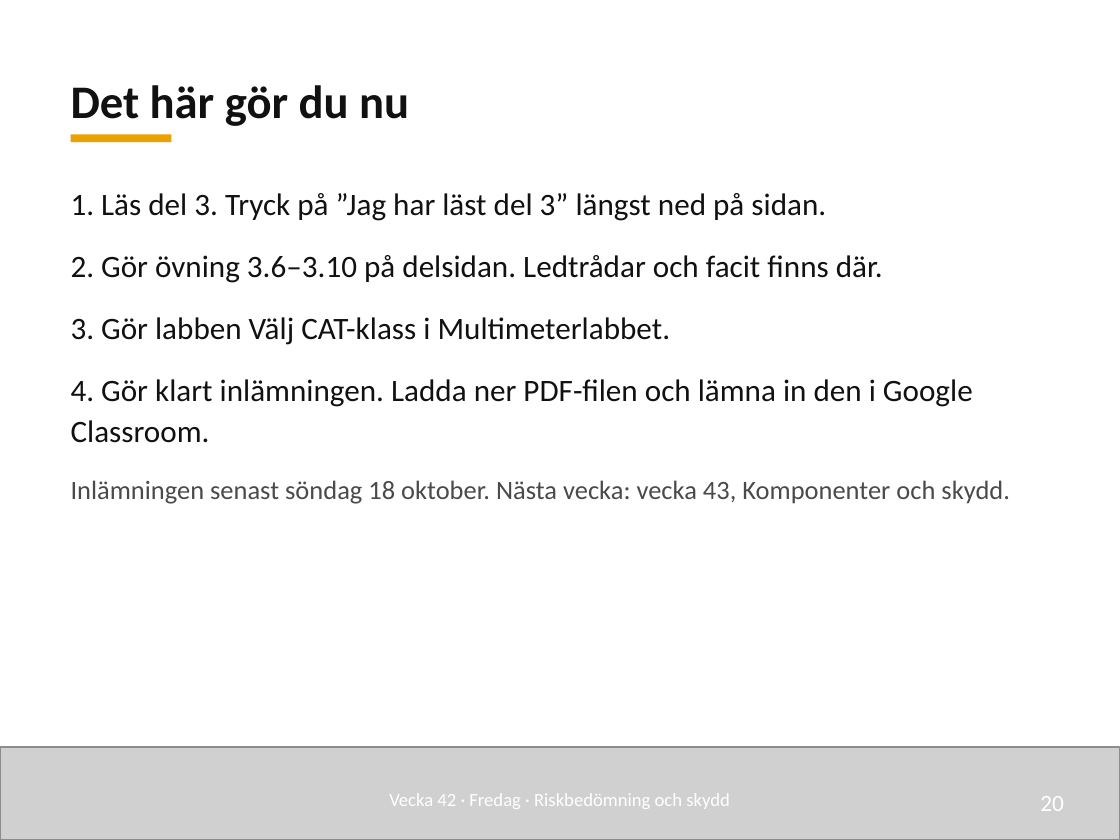
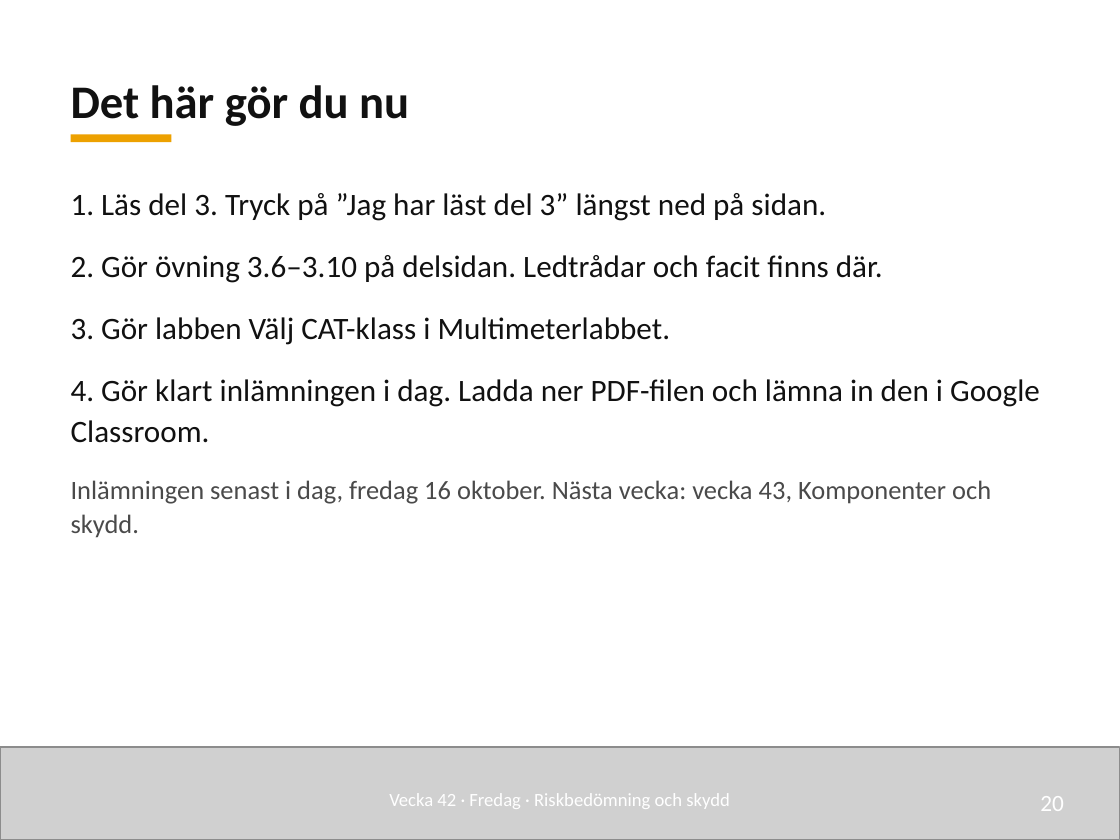
Before and after one commit to nj22az/nj22az.github.io, a slide deck: slide 20 of sjoskolan/vecka-42/aktuell/v42_03_Riskbedomning_och_skydd_elev.pptx. Drawn at 1120x840 pixels with LibreOffice and Linux fonts; fonts in the diff are those of the drawing; grey boxes stand for pictures. Boxes give left, top, right and bottom in pixels: in the first picture for what was removed or moved away, otherwise in the second. Text is boxed around its words. In the diff, an @@ line names an element or a change of style, - is before the commit and + after.

```diff
--- a/sjoskolan/vecka-42/aktuell/v42_03_Riskbedomning_och_skydd_elev.pptx
+++ b/sjoskolan/vecka-42/aktuell/v42_03_Riskbedomning_och_skydd_elev.pptx
@@ text at box(71, 379, 1040, 538): text changed @@
-4. Gör klart inlämningen. Ladda ner PDF-filen och lämna in den i Google Classroom.
-Inlämningen senast söndag 18 oktober. Nästa vecka: vecka 43, Komponenter och skydd.
+4. Gör klart inlämningen i dag. Ladda ner PDF-filen och lämna in den i Google Classroom.
+Inlämningen senast i dag, fredag 16 oktober. Nästa vecka: vecka 43, Komponenter och skydd.
```
Also in this commit, not shown: 1 other slide changed, 41 other files.
